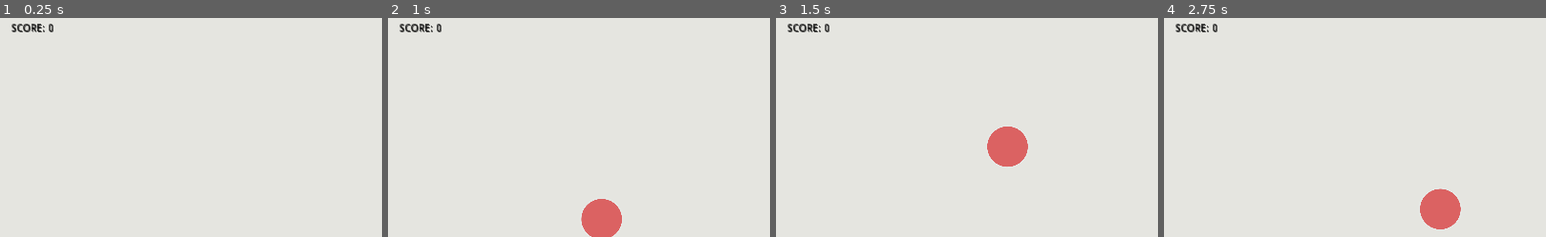
Above: before the commit, frames 1-4 (left to right).
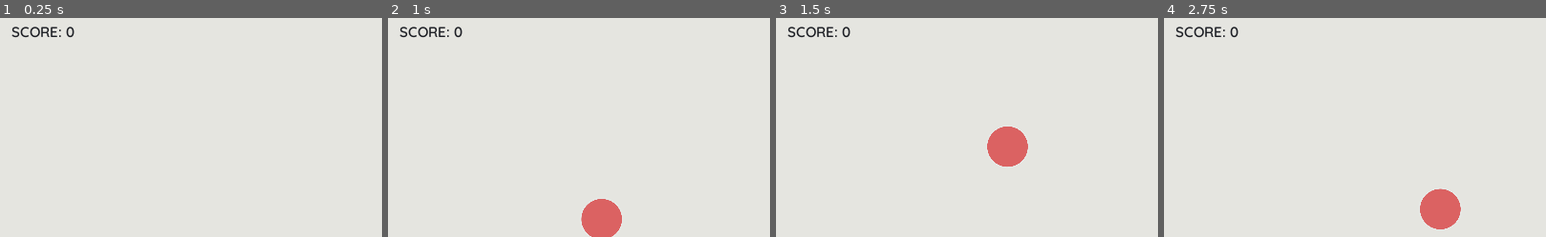
Above: after the commit, the same moments.

Repository: basdebruin/music-shapes
Game: Godot game, scene res://Scenes/main_screen.tscn
The game is run twice, just before and just after one commit, with the same random seed, the same clock (stepped at 60 frames per second) and the same inputs.
Inputs (mouse positions are % of the whole screen's width and height, from its top left):
- Up to frame 1 (0.25 s): no input
- Up to frame 2 (1 s): tap Enter (ui_accept) at 0.5, 0.77 s; move the mouse to (26, 74) at 0.52 s; click (26, 74) at 0.67 s
- Up to frame 3 (1.5 s): move the mouse to (30, 54) at 1.27 s; click (30, 54) at 1.42 s
- Up to frame 4 (2.75 s): tap Enter (ui_accept) at 1.52 s; move the mouse to (60, 27) at 2.02 s; click (60, 27) at 2.17 s
The pictures show only the part of the screen within x 0-50%, y 0-50%; the shares and areas given below are measured in that part.

The runs differ from the first frame. In frame 1, 0.5% of the frame differs, in the area x 3-20%, y 2-10%; in frame 2, 0.5%; in frame 3, 0.5%; in frame 4, 0.5%.

Commit message:
Added font and color changing sprites

Diff:
--- /dev/null
+++ b/Fonts/quicksand_font.tres
@@ -0,0 +1,7 @@
+[gd_resource type="DynamicFont" load_steps=2 format=2]
+
+[ext_resource path="res://Fonts/Quicksand-SemiBold.ttf" type="DynamicFontData" id=1]
+
+[resource]
+size = 20
+font_data = ExtResource( 1 )
--- a/Scenes/Score.gd
+++ b/Scenes/Score.gd
@@ -9,6 +9,6 @@
 	score = s
 
 
-func increment_score():
-	change_score(score + 1)
+func increment_score(amount : int = 1):
+	change_score(score + amount)
 	print("score is now: ", str(score))
--- a/Scenes/Shape/shape.gd
+++ b/Scenes/Shape/shape.gd
@@ -121,7 +121,7 @@
 		self.play_sound()
 
 	#set active
-	activated = true
+	self.activate()
 
 
 # SOUND
@@ -140,7 +140,10 @@
 
 
 
-func activate():
+func activate(has_collided : bool = false):
 	if not activated:
 		activated = true
+		# change color
+		$Sprite.modulate = Color(.5, .5, .5)
+		# add to Score
 		Score.increment_score()
--- a/ui_theme.tres
+++ b/ui_theme.tres
@@ -1,6 +1,9 @@
-[gd_resource type="Theme" format=2]
+[gd_resource type="Theme" load_steps=2 format=2]
+
+[ext_resource path="res://Fonts/quicksand_font.tres" type="DynamicFont" id=1]
 
 [resource]
+default_font = ExtResource( 1 )
 Button/colors/font_color = Color( 0, 0, 0, 1 )
 Button/colors/font_color_disabled = Color( 0, 0, 0, 1 )
 Button/colors/font_color_hover = Color( 0, 0, 0, 1 )
@@ -81,8 +84,8 @@
 FileDialog/icons/parent_folder = null
 FileDialog/icons/reload = null
 FileDialog/icons/toggle_hidden = null
-Fonts/fonts/large = null
-Fonts/fonts/normal = null
+Fonts/fonts/large = ExtResource( 1 )
+Fonts/fonts/normal = ExtResource( 1 )
 GraphEdit/colors/activity = Color( 0, 0, 0, 1 )
 GraphEdit/colors/grid_major = Color( 0, 0, 0, 1 )
 GraphEdit/colors/grid_minor = Color( 0, 0, 0, 1 )
@@ -156,14 +159,14 @@
 ItemList/styles/cursor_unfocused = null
 ItemList/styles/selected = null
 ItemList/styles/selected_focus = null
-Label/colors/font_color = Color( 0, 0, 0, 1 )
-Label/colors/font_color_shadow = Color( 0, 0, 0, 1 )
-Label/colors/font_outline_modulate = Color( 0, 0, 0, 1 )
+Label/colors/font_color = Color( 0.109804, 0.117647, 0.141176, 1 )
+Label/colors/font_color_shadow = Color( 0, 0, 0, 0 )
+Label/colors/font_outline_modulate = Color( 0, 0, 0, 0 )
 Label/constants/line_spacing = 3
 Label/constants/shadow_as_outline = 0
 Label/constants/shadow_offset_x = 1
 Label/constants/shadow_offset_y = 1
-Label/fonts/font = null
+Label/fonts/font = ExtResource( 1 )
 Label/styles/normal = null
 LineEdit/colors/clear_button_color = Color( 0, 0, 0, 1 )
 LineEdit/colors/clear_button_color_pressed = Color( 0, 0, 0, 1 )
Binary file added: Fonts/Quicksand-Bold.ttf
Binary file added: Fonts/Quicksand-Medium.ttf
Binary file added: Fonts/Quicksand-Regular.ttf
Binary file added: Fonts/Quicksand-SemiBold.ttf
Not shown, changed: .DS_Store
Not shown, added: Scenes/.DS_Store
